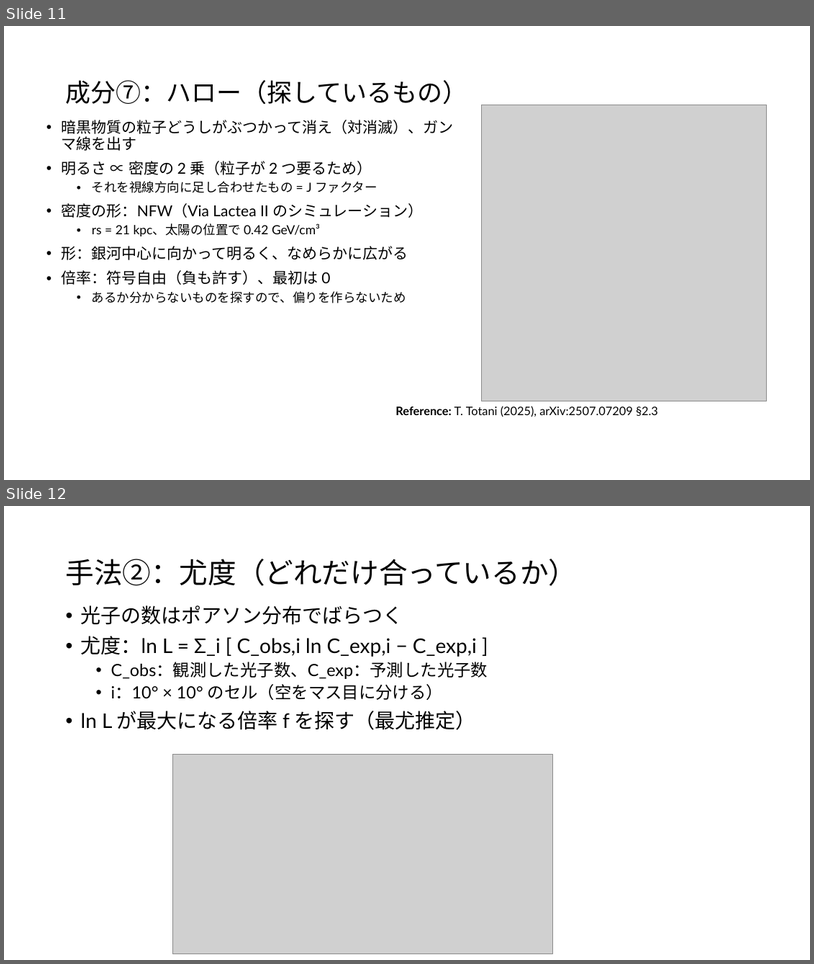
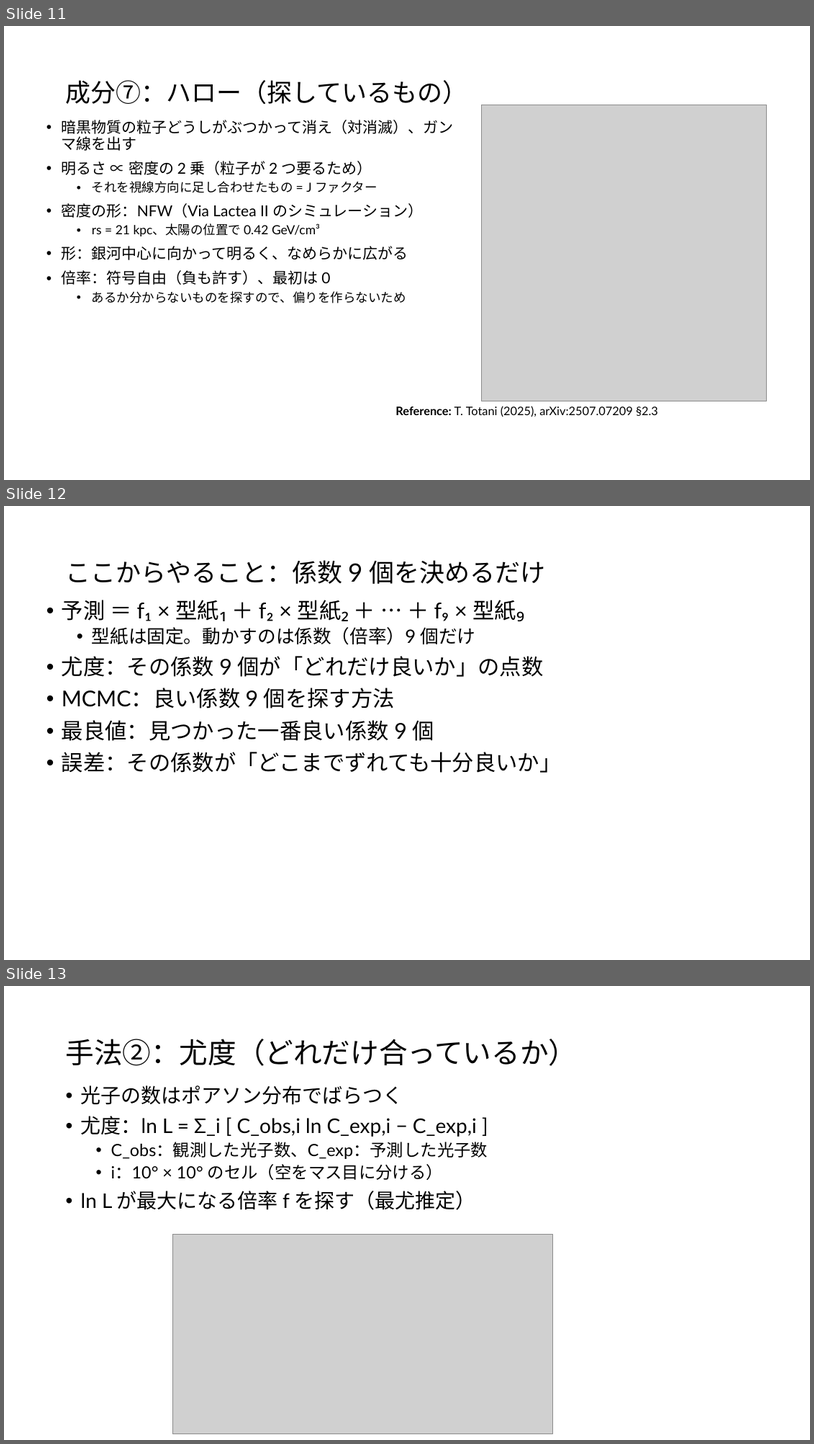
Before and after one commit to Mikann20041029/darkmatter-slides, a slide deck: slides/2026-10-02_研究進捗報告_claude.pptx. Shown one above the other, each under a label of ours: slides 11 and 12 before the commit, slides 11, 12 and 13 after it. The pictures are 814x964 and 814x1444 pixels, drawn with LibreOffice and Linux fonts; fonts in the diff are those of the drawing; grey boxes stand for pictures. Boxes give left, top, right and bottom in pixels: in the first picture for what was removed or moved away, otherwise in the second. Text is boxed around its words. In the diff, an @@ line names an element or a change of style, - is before the commit and + after.

```diff
--- a/slides/2026-10-02_研究進捗報告_claude.pptx
+++ b/slides/2026-10-02_研究進捗報告_claude.pptx
@@ slide 12 added at <box>4,506,810,960</box>, background #FFFFFF @@
@@ title added at <box>65,560,546,584</box>, 30 pt, text #000000 @@
+ここからやること：係数 9 個を決めるだけ
@@ text added at <box>62,600,562,772</box>, 26 pt, text #000000 @@
+• 予測 ＝ f₁ × 型紙₁ ＋ f₂ × 型紙₂ ＋ … ＋ f₉ × 型紙₉
+  • 型紙は固定。動かすのは係数（倍率）9 個だけ
+• 尤度：その係数 9 個が「どれだけ良いか」の点数
+• MCMC：良い係数 9 個を探す方法
+• 最良値：見つかった一番良い係数 9 個
+• 誤差：その係数が「どこまでずれても十分良いか」
@@ what was slide 12 is now slide 13 @@
```
Also in this commit, not shown: 7 slides changed, 1 other slide added, 1 slide removed, 1 other file.
